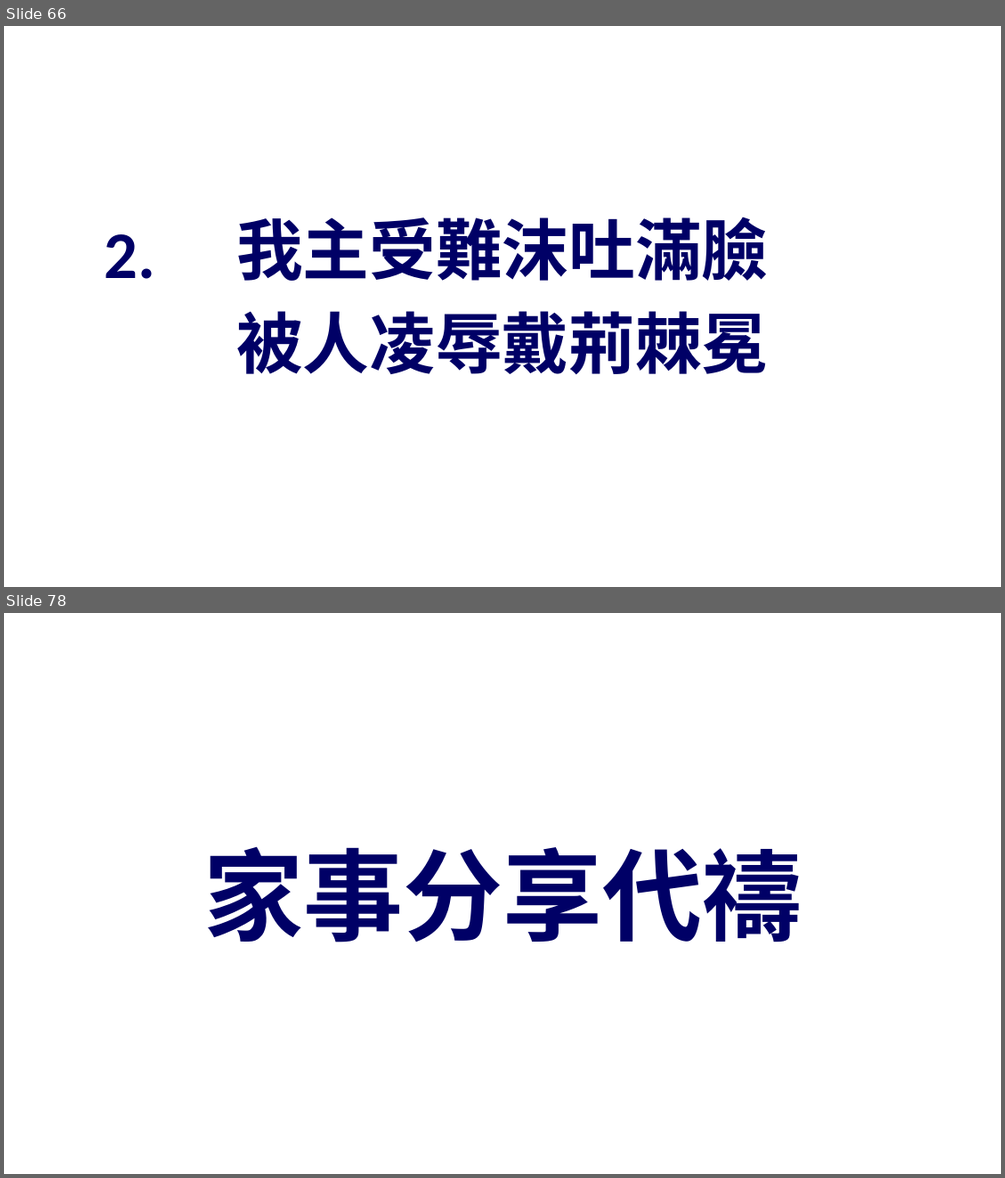
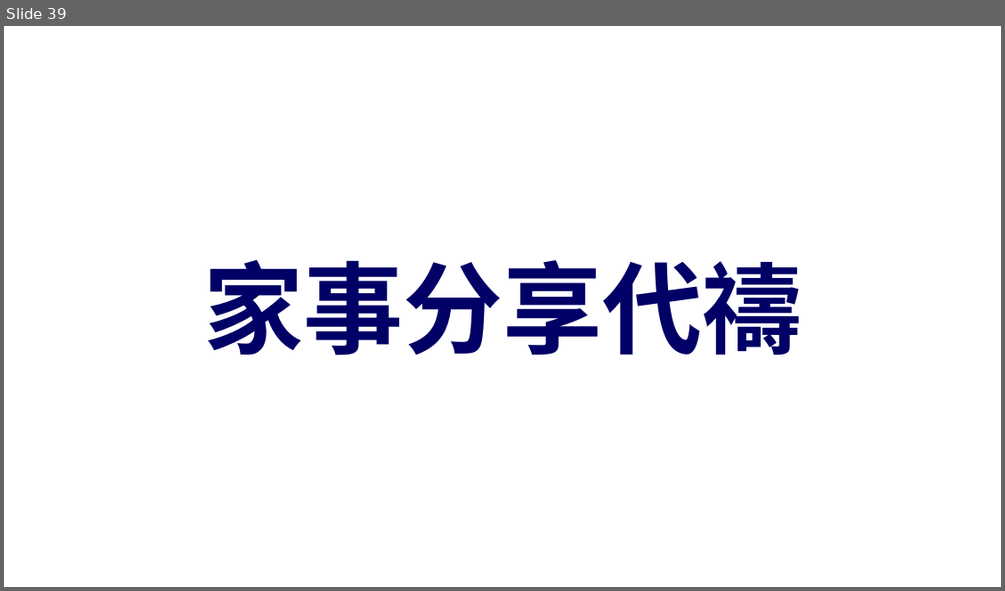
Before and after one commit to batisuoc/other-ppts, a slide deck: 崇拜流程_聖餐禮version.pptx. Shown one above the other, each under a label of ours: slides 66 and 78 before the commit, slide 39 after it; the slides between them are not shown. The pictures are 1005x1178 and 1005x591 pixels, drawn with LibreOffice and Linux fonts; fonts in the diff are those of the drawing; background and template pictures are left out. Boxes give left, top, right and bottom in pixels: in the first picture for what was removed or moved away, otherwise in the second. Text is boxed around its words. In the diff, an @@ line names an element or a change of style, - is before the commit and + after.

```diff
--- a/崇拜流程_聖餐禮version.pptx
+++ b/崇拜流程_聖餐禮version.pptx
@@ slide 66 removed at (4, 26, 1001, 587), background picture (left out) @@
@@ text removed at (104, 234, 155, 279) @@
-2.
@@ text removed at (236, 216, 768, 374) @@
-我主受難沫吐滿臉
-被人凌辱戴荊棘冕
@@ what was slide 78 is now slide 39 @@
```
Also in this commit, not shown: 1 slide changed, 38 other slides removed.
